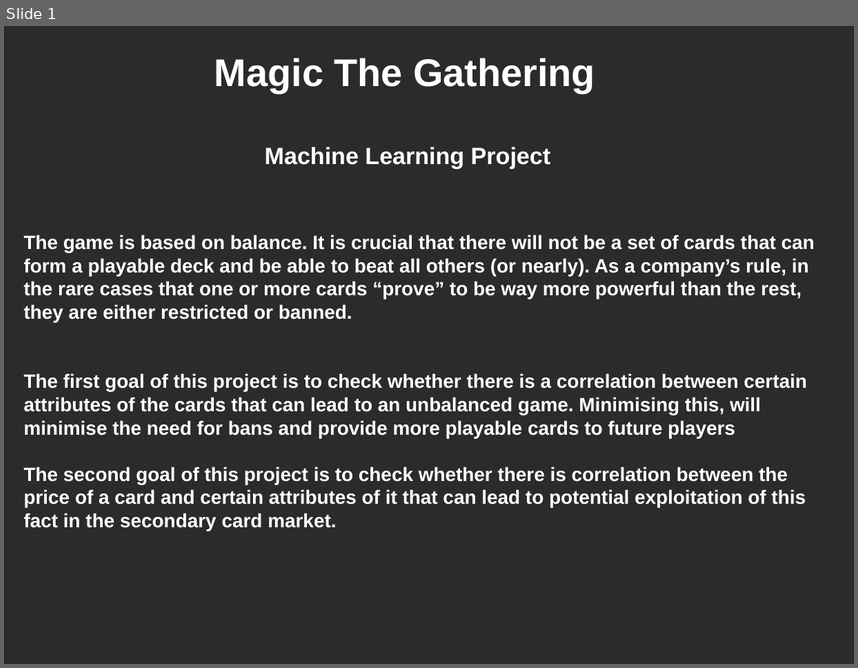
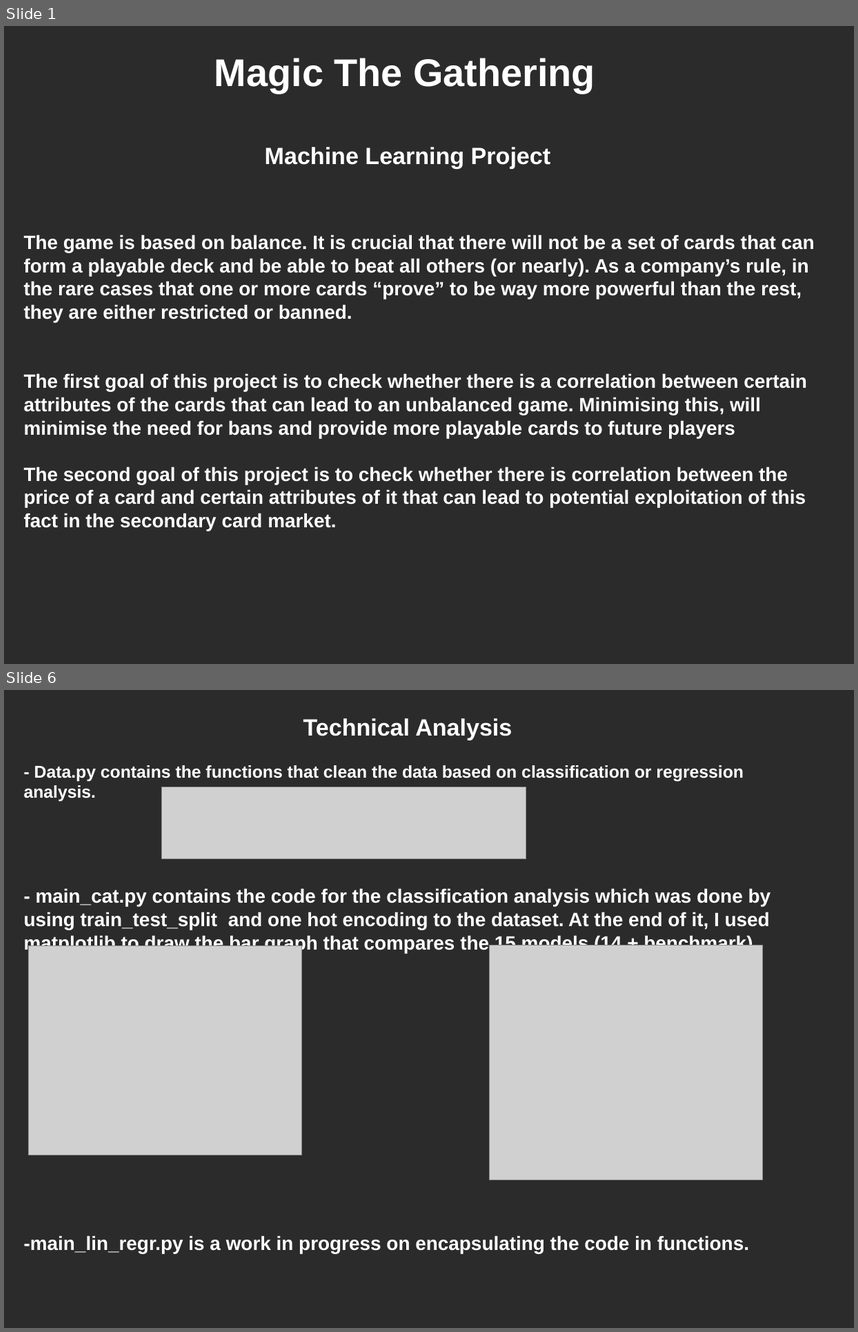
Before and after one commit to Spiros07/mtg_ml_models, a slide deck: presentation.odp. Shown one above the other, each under a label of ours: slide 1 before the commit, slides 1 and 6 after it; the slides between them are not shown. The pictures are 858x668 and 858x1332 pixels, drawn with LibreOffice and Linux fonts; fonts in the diff are those of the drawing; grey boxes stand for pictures; background and template pictures are left out; a plain dark background stands for a picture behind light text. Boxes give left, top, right and bottom in pixels: in the first picture for what was removed or moved away, otherwise in the second. Text is boxed around its words. In the diff, an @@ line names an element or a change of style, - is before the commit and + after.

```diff
--- a/presentation.odp
+++ b/presentation.odp
@@ slide 6 added at bbox=[4, 690, 854, 1328], background picture (left out) @@
@@ text added at bbox=[303, 718, 512, 740], 22 pt, text #FFFFFF, bold @@
+Technical Analysis
@@ text added at bbox=[24, 765, 771, 1254], 18 pt, text #FFFFFF, bold @@
+- Data.py contains the functions that clean the data based on classification or regression analysis.
+- main_cat.py contains the code for the classification analysis which was done by using train_test_split and one hot encoding to the dataset. At the end of it, I used matplotlib to draw the bar graph that compares the 15 models (14 + benchmark).
+-main_lin_regr.py is a work in progress on encapsulating the code in functions.
@@ picture added at bbox=[162, 787, 526, 859] @@
@@ picture added at bbox=[28, 945, 301, 1154] @@
@@ picture added at bbox=[490, 945, 763, 1180] @@
```
Also in this commit, not shown: 4 slides changed, 1 other slide added, 2 slides removed, 2 other files.
